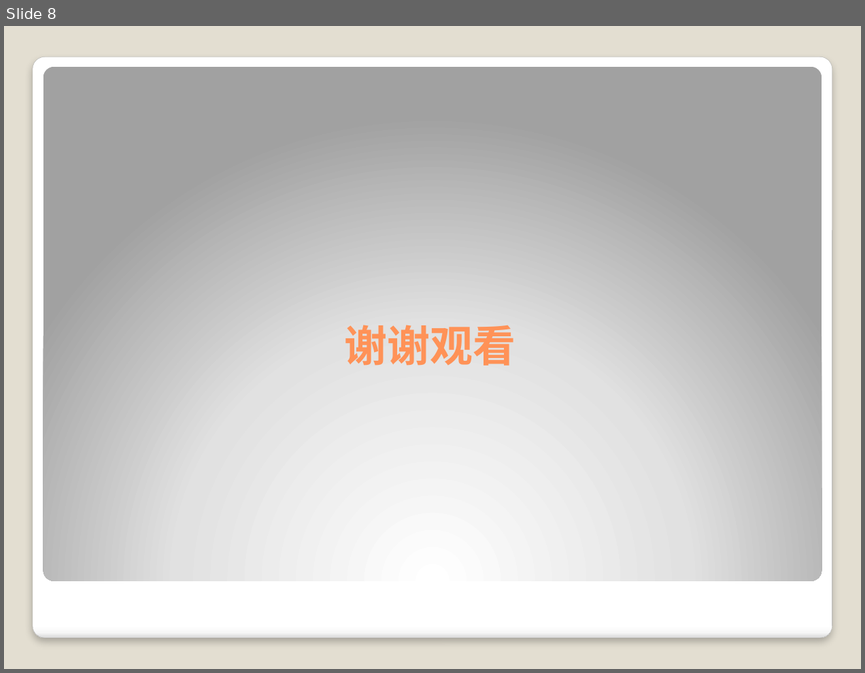
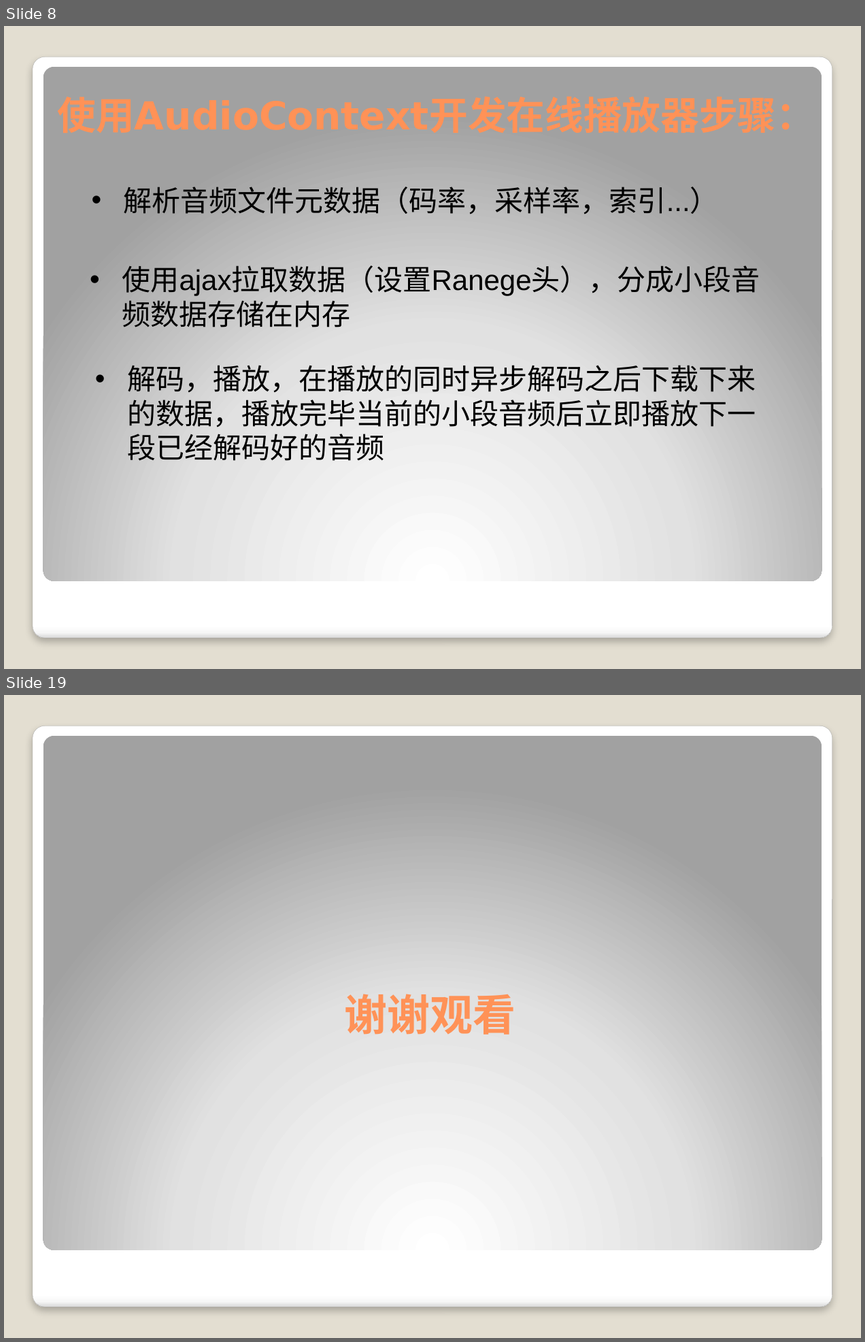
Before and after one commit to wanls4583/mp3player, a slide deck: AudioContext.pptx. Shown one above the other, each under a label of ours: slide 8 before the commit, slides 8 and 19 after it; the slides between them are not shown. The pictures are 865x673 and 865x1342 pixels, drawn with LibreOffice and Linux fonts; fonts in the diff are those of the drawing. Boxes give left, top, right and bottom in pixels: in the first picture for what was removed or moved away, otherwise in the second. Text is boxed around its words. In the diff, an @@ line names an element or a change of style, - is before the commit and + after.

```diff
--- a/AudioContext.pptx
+++ b/AudioContext.pptx
@@ slide 8 added at box(4, 26, 861, 669), background #E3DED1; not listed: 2 template elements that a slide beside it also shows @@
@@ text added at box(124, 186, 719, 214), 24 pt, text #000000 @@
+• 解析音频文件元数据（码率，采样率，索引...）
@@ text added at box(122, 265, 760, 327), 24 pt, text #000000 @@
+• 使用ajax拉取数据（设置Ranege头），分成小段音频数据存储在内存
@@ text added at box(127, 365, 755, 461), 24 pt, text #000000 @@
+• 解码，播放，在播放的同时异步解码之后下载下来的数据，播放完毕当前的小段音频后立即播放下一段已经解码好的音频
@@ what was slide 8 is now slide 19 @@
```
Also in this commit, not shown: 5 slides changed, 12 other slides added, 2 slides removed, 5 other files.
